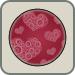
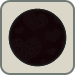
Layers edited between the first and the second 75x75 image:
pixels changed over [9, 9, 66, 66] (layer not identified)
